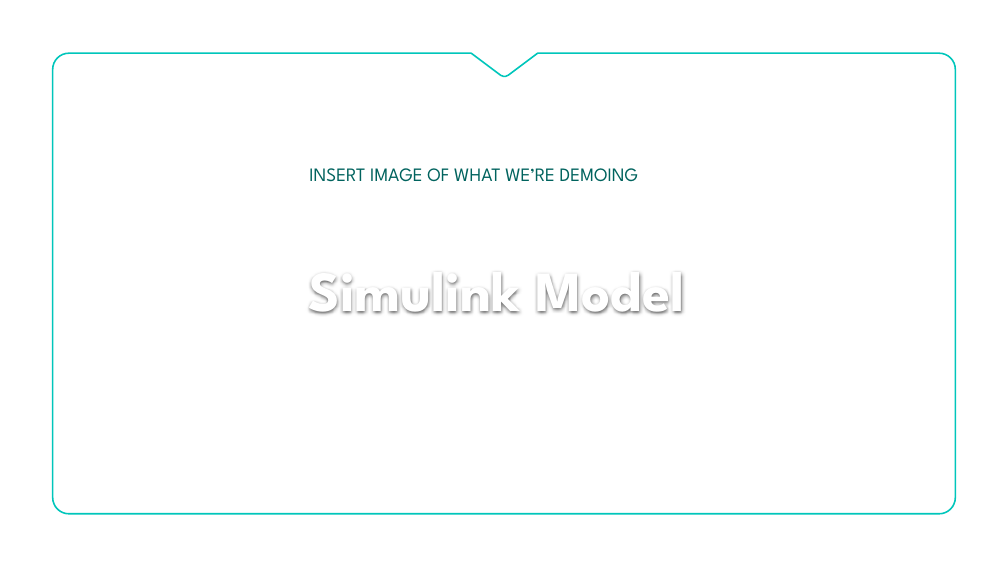
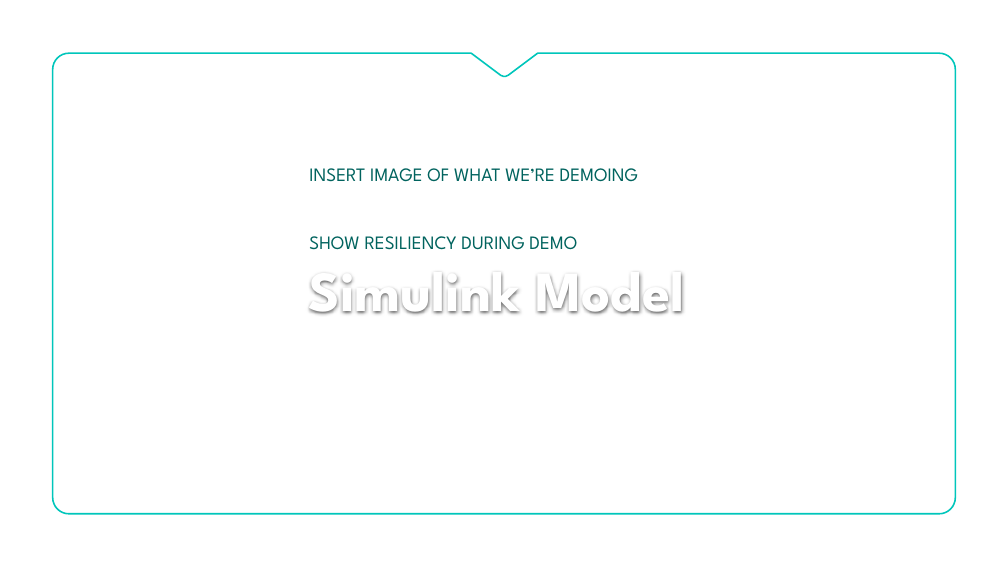
Before and after one commit to lcall3/Controller, a slide deck: slide 2 of doc/report/demo2.pptx. Drawn at 1008x567 pixels with LibreOffice and Linux fonts; fonts in the diff are those of the drawing; background and template pictures are left out. Boxes give left, top, right and bottom in pixels: in the first picture for what was removed or moved away, otherwise in the second. Text is boxed around its words. In the diff, an @@ line names an element or a change of style, - is before the commit and + after.

```diff
--- a/doc/report/demo2.pptx
+++ b/doc/report/demo2.pptx
@@ text at box(309, 236, 577, 250): paragraph added @@
+SHOW RESILIENCY DURING DEMO
```
Also in this commit, not shown: 4 other slides changed, 2 slides added, 10 other files.
